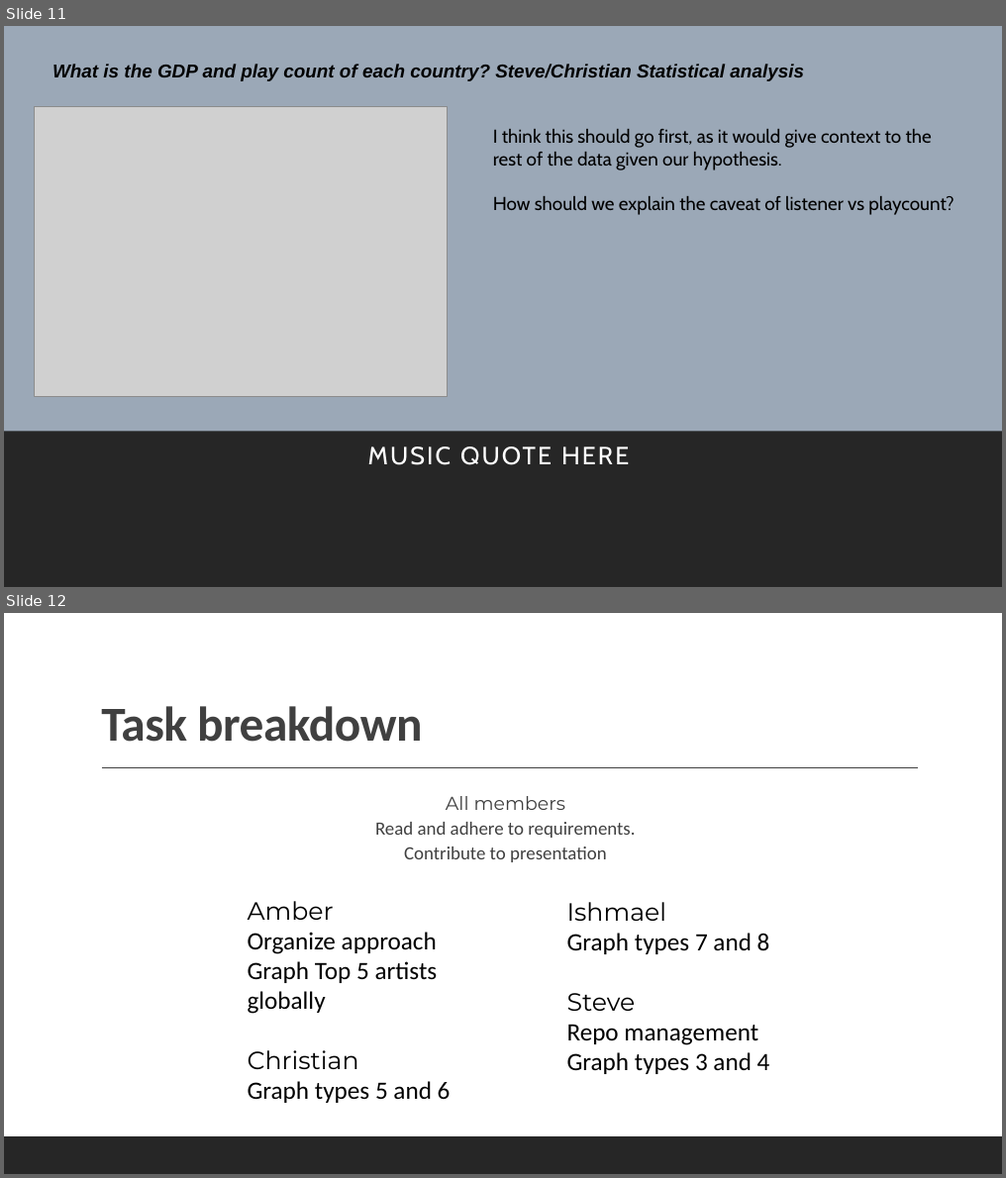
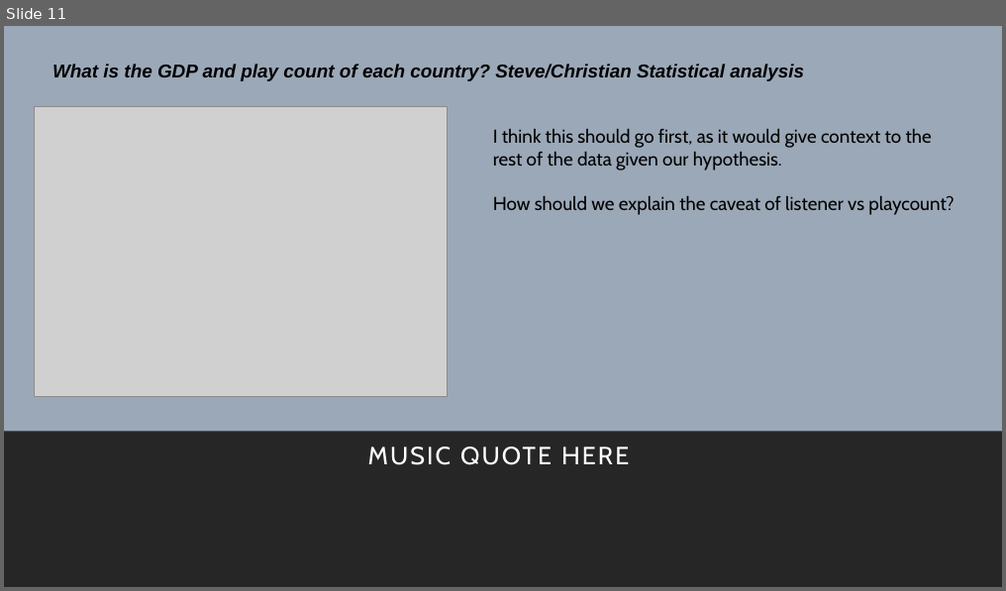
Before and after one commit to kidik425/07-Project_1, a slide deck: The Eff {Strings} Project 1 Demo.pptx. Shown one above the other, each under a label of ours: slides 11 and 12 before the commit, slide 11 after it. The pictures are 1006x1178 and 1006x591 pixels, drawn with LibreOffice and Linux fonts; fonts in the diff are those of the drawing; grey boxes stand for pictures. Boxes give left, top, right and bottom in pixels: in the first picture for what was removed or moved away, otherwise in the second. Text is boxed around its words. In the diff, an @@ line names an element or a change of style, - is before the commit and + after.

Commit message:
Amber adding code

```diff
--- a/The Eff {Strings} Project 1 Demo.pptx
+++ b/The Eff {Strings} Project 1 Demo.pptx
@@ slide 12 removed at [4, 613, 1002, 1174], background #FFFFFF; not listed: 1 template element that a slide beside it also shows @@
@@ title removed at [101, 706, 422, 742] @@
-Task breakdown
@@ line removed from (102, 768) to (918, 768) @@
@@ text removed at [375, 796, 635, 862] @@
-All members
-Read and adhere to requirements.
-Contribute to presentation
@@ text removed at [248, 901, 450, 1103] @@
-Amber
-Organize approach
-Graph Top 5 artists globally
-Christian
-Graph types 5 and 6
@@ text removed at [567, 902, 770, 1074] @@
-Ishmael
-Graph types 7 and 8
-Steve
-Repo management
-Graph types 3 and 4
```
Also in this commit, not shown: 5 slides changed, 1 slide added, 1 other slide removed, 3 other files.
